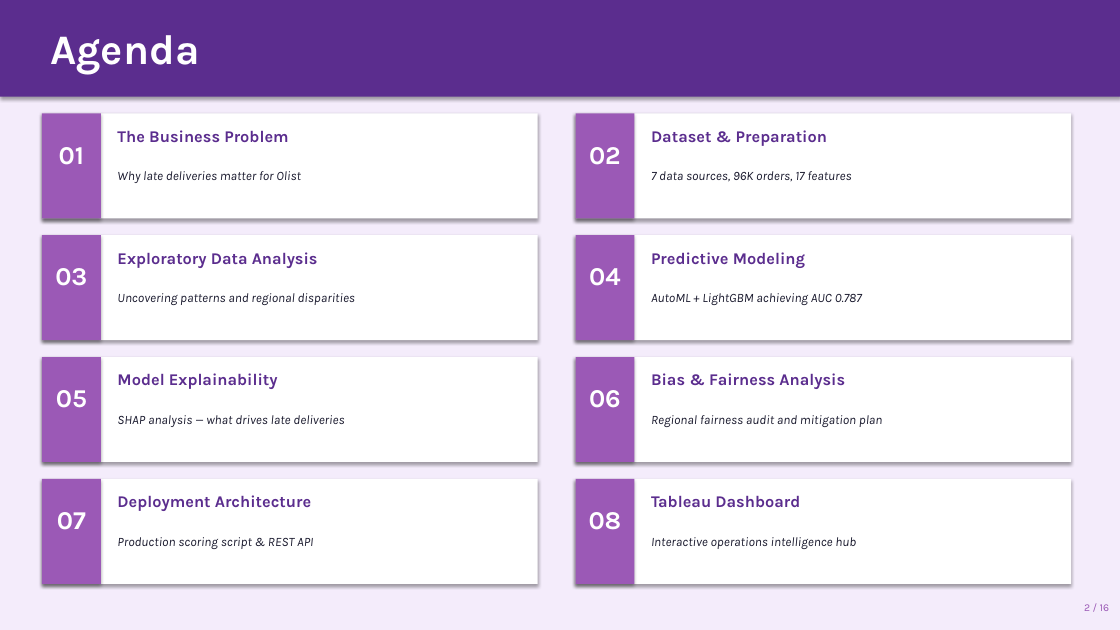
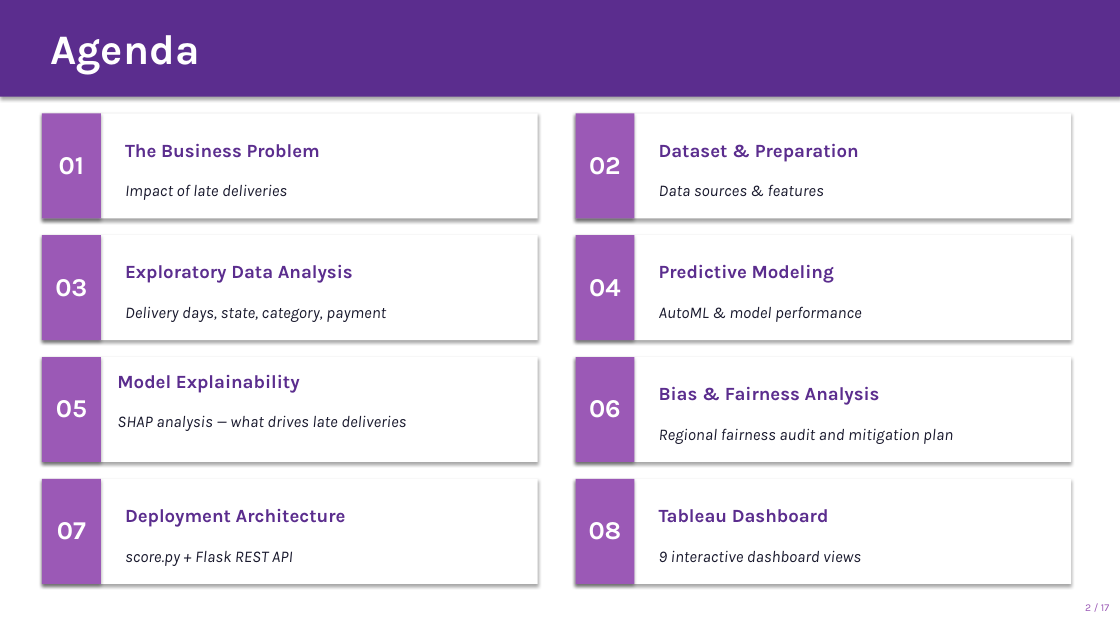
Before and after one commit to Alanood-Alyafeai/olist_analytics_AdvanceBusinessAnalytics_Project, a slide deck: slide 2 of Olist_Delivery_Intelligence_Presentation.pptx. Drawn at 1120x630 pixels with LibreOffice and Linux fonts; fonts in the diff are those of the drawing. Boxes give left, top, right and bottom in pixels: in the first picture for what was removed or moved away, otherwise in the second. Text is boxed around its words. In the diff, an @@ line names an element or a change of style, - is before the commit and + after.

```diff
--- a/Olist_Delivery_Intelligence_Presentation.pptx
+++ b/Olist_Delivery_Intelligence_Presentation.pptx
@@ rectangle removed at box(0, 0, 1120, 630) @@
@@ text "The Business Problem": place and size @@
-text "The Business Problem" at box(117, 130, 288, 142)
+text "The Business Problem" at box(125, 143, 320, 158)
@@ 8 texts: place and size @@
-8 texts at box(55, 147, 622, 530)
+8 texts at box(55, 157, 622, 540)
@@ text "Dataset & Preparation": place and size @@
-text "Dataset & Preparation" at box(651, 130, 827, 146)
+text "Dataset & Preparation" at box(659, 143, 859, 162)
@@ text at box(125, 184, 287, 200): text changed; size 11 to 14 pt @@
-Why late deliveries matter for Olist
+Impact of late deliveries
@@ text at box(659, 184, 823, 196): text changed; size 11 to 14 pt @@
-7 data sources, 96K orders, 17 features
+Data sources & features
@@ text "Exploratory Data Analysis": place and size @@
-text "Exploratory Data Analysis" at box(117, 252, 318, 268)
+text "Exploratory Data Analysis" at box(125, 265, 353, 283)
@@ text "Predictive Modeling": place and size @@
-text "Predictive Modeling" at box(651, 252, 805, 268)
+text "Predictive Modeling" at box(659, 265, 834, 283)
@@ text at box(125, 307, 386, 322): text changed; size 11 to 14 pt @@
-Uncovering patterns and regional disparities
+Delivery days, state, category, payment
@@ text at box(659, 306, 862, 322): text changed; size 11 to 14 pt @@
-AutoML + LightGBM achieving AUC 0.787
+AutoML & model performance
@@ text "Bias & Fairness Analysis": place and size @@
-text "Bias & Fairness Analysis" at box(651, 373, 845, 389)
+text "Bias & Fairness Analysis" at box(659, 386, 880, 405)
@@ text "SHAP analysis — what drives ..." at box(117, 416, 406, 431): size 11 to 14 pt @@
@@ text "Regional fairness audit and mitigation ..." at box(659, 428, 953, 444): size 11 to 14 pt @@
@@ text "Regional fairness audit and mitigation ...": place and size @@
-text "Regional fairness audit and mitigation ..." at box(651, 415, 883, 427)
+text "Regional fairness audit and mitigation ..." at box(659, 428, 953, 444)
@@ text "Deployment Architecture": place and size @@
-text "Deployment Architecture" at box(117, 495, 311, 511)
+text "Deployment Architecture" at box(125, 509, 346, 527)
@@ size 14 to 16 pt in 8 elements at box(117, 375, 300, 393), box(659, 143, 859, 162), box(659, 265, 834, 283), box(659, 386, 880, 405), box(125, 143, 320, 158), box(125, 265, 353, 283), box(125, 509, 346, 527), box(659, 509, 829, 523) @@
@@ text "Tableau Dashboard": place and size @@
-text "Tableau Dashboard" at box(651, 495, 800, 507)
+text "Tableau Dashboard" at box(659, 509, 829, 523)
@@ text at box(125, 551, 293, 566): text changed; size 11 to 14 pt @@
-Production scoring script & REST API
+score.py + Flask REST API
@@ text at box(659, 551, 861, 562): text changed; size 11 to 14 pt @@
-Interactive operations intelligence hub
+9 interactive dashboard views
@@ text at box(1085, 604, 1109, 611): text changed @@
-2 / 16
+2 / 17
```
Also in this commit, not shown: 9 other slides changed, 8 slides added, 6 slides removed.
